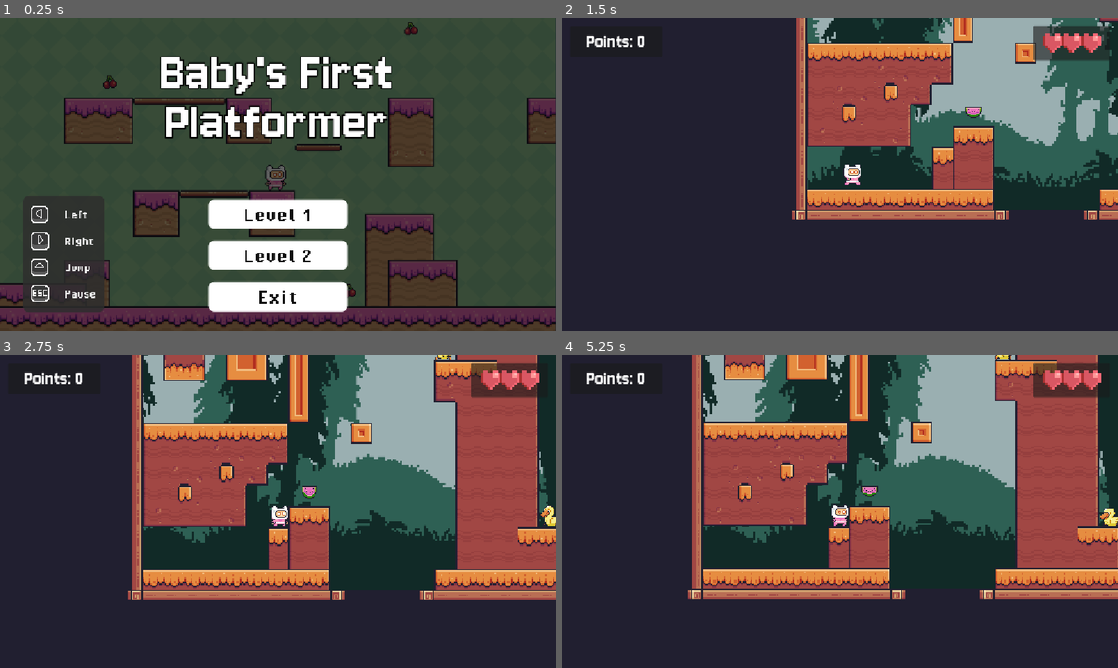
Above: before the commit, frames 1-4 (two rows, left to right).
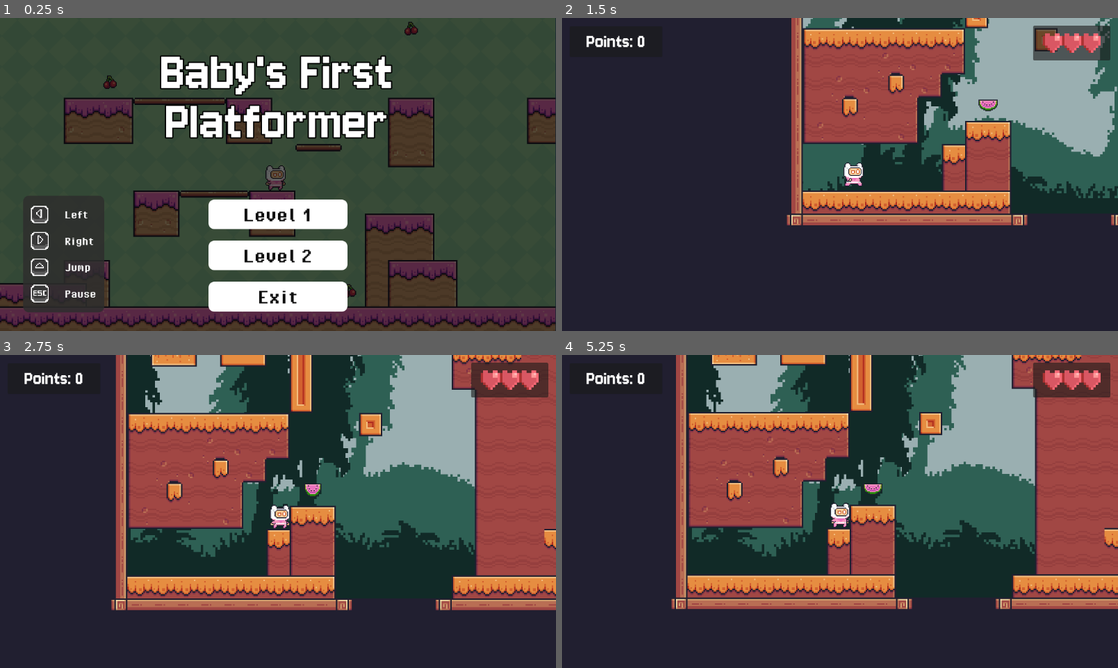
Above: after the commit, the same moments.

Repository: hanazzz/2d-platformer-game
Game: Godot game, scene res://scenes/menu/main_menu.tscn
Two runs of this game, one before a commit and one after it. Both use one fixed random seed, a clock stepped at 60 frames per second and the inputs below.
Inputs:
- Up to frame 1 (0.25 s): no input
- Up to frame 2 (1.5 s): click "Level 2" at 0.5 s; hold Right (right) from 1.28 s (still down)
- Up to frame 3 (2.75 s): keep holding Right (right); tap Space (jump) at 1.52, 2.27 s
- Up to frame 4 (5.25 s): release Right (right) at 2.78 s; hold Left (left) 2.78-3.53 s; hold Right (right) 3.53-5 s; tap Space (jump) at 3.77, 4.52 s; tap Escape (pause) at 4.9 s; click "Resume" at 5 s

The runs differ from the first frame. In frame 1, 4.3% of the frame differs, in the area x 0-100%, y 1-99%; in frame 2, 19%; in frame 3, 29%; in frame 4, 29%, in the area x 4-100%, y 0-82%.

Commit message:
Improve performance + reduce jitter/stutter
Most changes are geared towards preventing attempts to position objects at a "half" pixel (which can cause jittering).

OBJECT
Scaling: Only scale by integer ratios (everything is now at 1.0 or 2.0)
Placement: Use Grid Snap

PLAYER CAMERA
Zoom: No zooming (from 0.9 --> 1.0)
Process Callback: Physics
Position Smoothing: ON

PROJECT SETTINGS
Display > Window > Stretch > Mode: VIEWPORT
Display > Window > Stretch > Scale Mode: INTEGER
Rendering > 2D > Snap 2D Transformers to Pixel: ON

Diff:
--- a/project.godot
+++ b/project.godot
@@ -10,15 +10,16 @@
 
 [application]
 
-config/name="2D Platformer Game via Coco Code"
+config/name="2D Platformer Game"
 run/main_scene="uid://rukhcfl4rwli"
 config/features=PackedStringArray("4.5", "Mobile")
-config/icon="res://icon.svg"
+config/icon="uid://cmd4mc2kj63ss"
 
 [display]
 
-window/stretch/mode="canvas_items"
+window/stretch/mode="viewport"
 window/stretch/aspect="expand"
+window/stretch/scale_mode="integer"
 window/custom_font=""
 
 [editor]
@@ -66,5 +67,10 @@
 
 [rendering]
 
+textures/canvas_textures/default_texture_filter=0
 renderer/rendering_method="mobile"
 environment/defaults/default_clear_color=Color(0.10374347, 0.103743546, 0.103743516, 1)
+2d/snap/snap_2d_transforms_to_pixel=true
+2d/stretch/mode="canvas_items"
+2d/stretch/scale_mode="fractional"
+2d/icon="res://icon.svg"
--- a/scenes/game_objects/collectible_cherry.tscn
+++ b/scenes/game_objects/collectible_cherry.tscn
@@ -131,21 +131,19 @@
 }]
 
 [sub_resource type="CircleShape2D" id="CircleShape2D_e57wr"]
-radius = 17.888544
+radius = 16.0
 
 [node name="Collectible" type="Area2D"]
 script = ExtResource("1_7uqre")
 
 [node name="AnimatedSprite2D" type="AnimatedSprite2D" parent="."]
 texture_filter = 1
-position = Vector2(16, 16)
 scale = Vector2(2, 2)
 sprite_frames = SubResource("SpriteFrames_nekwb")
 autoplay = "default"
 frame_progress = 0.046862345
 
 [node name="CollisionShape2D" type="CollisionShape2D" parent="."]
-position = Vector2(15, 17)
 shape = SubResource("CircleShape2D_e57wr")
 
 [connection signal="body_entered" from="." to="." method="_on_body_entered"]
--- a/scenes/game_objects/collectible_melon.tscn
+++ b/scenes/game_objects/collectible_melon.tscn
@@ -131,14 +131,14 @@
 }]
 
 [sub_resource type="CapsuleShape2D" id="CapsuleShape2D_oxnvh"]
-height = 29.999998
+radius = 8.0
+height = 32.0
 
 [node name="Collectible" type="Area2D"]
 script = ExtResource("1_461nl")
 
 [node name="AnimatedSprite2D" type="AnimatedSprite2D" parent="."]
 texture_filter = 1
-position = Vector2(16, 16)
 scale = Vector2(2, 2)
 sprite_frames = SubResource("SpriteFrames_b6awt")
 autoplay = "default"
@@ -146,7 +146,6 @@
 frame_progress = 0.6806023
 
 [node name="CollisionShape2D" type="CollisionShape2D" parent="."]
-position = Vector2(16, 16)
 rotation = 1.5707964
 shape = SubResource("CapsuleShape2D_oxnvh")
 
--- a/scenes/game_objects/enemy_duck.tscn
+++ b/scenes/game_objects/enemy_duck.tscn
@@ -124,32 +124,29 @@
 
 [sub_resource type="CapsuleShape2D" id="CapsuleShape2D_272bh"]
 radius = 25.0
-height = 50.0
+height = 54.0
 
 [sub_resource type="CapsuleShape2D" id="CapsuleShape2D_axnyx"]
-radius = 27.0
-height = 54.0
+radius = 28.0
+height = 56.0
 
 [node name="EnemyDuck" type="RigidBody2D"]
 script = ExtResource("1_ekrm6")
 
 [node name="AnimatedSprite2D" type="AnimatedSprite2D" parent="."]
 texture_filter = 1
-position = Vector2(29, 29)
-scale = Vector2(1.6111112, 1.6111112)
+scale = Vector2(2, 2)
 sprite_frames = SubResource("SpriteFrames_14veg")
-animation = &"hit"
 autoplay = "default"
 
 [node name="CollisionShape2D" type="CollisionShape2D" parent="."]
-position = Vector2(29, 32)
+position = Vector2(0, 8)
 shape = SubResource("CapsuleShape2D_272bh")
 
 [node name="Area2D" type="Area2D" parent="."]
-position = Vector2(29, 32)
 
 [node name="AttackCollisionShape2D" type="CollisionShape2D" parent="Area2D"]
-position = Vector2(0, -1)
+position = Vector2(0, 8)
 shape = SubResource("CapsuleShape2D_axnyx")
 
 [connection signal="body_entered" from="Area2D" to="." method="_on_area_2d_body_entered"]
--- a/scenes/game_objects/enemy_mushroom.tscn
+++ b/scenes/game_objects/enemy_mushroom.tscn
@@ -151,20 +151,19 @@
 }]
 
 [sub_resource type="CapsuleShape2D" id="CapsuleShape2D_mq0oc"]
-radius = 16.0
-height = 42.0
+radius = 17.0
+height = 44.0
 
 [sub_resource type="CapsuleShape2D" id="CapsuleShape2D_arb6b"]
 radius = 18.0
-height = 44.0
+height = 46.0
 
 [node name="EnemyMushroom" type="RigidBody2D"]
 script = ExtResource("1_bnqwj")
 
 [node name="AnimatedSprite2D" type="AnimatedSprite2D" parent="."]
 texture_filter = 1
-position = Vector2(12, 12)
-scale = Vector2(1.7, 1.7)
+scale = Vector2(2, 2)
 sprite_frames = SubResource("SpriteFrames_3oqy1")
 animation = &"hit"
 autoplay = "default"
@@ -172,15 +171,16 @@
 frame_progress = 1.0
 
 [node name="CollisionShape2D" type="CollisionShape2D" parent="."]
-position = Vector2(12, 23)
+position = Vector2(0, 13)
 rotation = 1.5707964
 shape = SubResource("CapsuleShape2D_mq0oc")
 
 [node name="Area2D" type="Area2D" parent="."]
-position = Vector2(12, 22)
 
 [node name="AttackCollisionShape2D" type="CollisionShape2D" parent="Area2D"]
+position = Vector2(0, 12)
 rotation = 1.5707964
 shape = SubResource("CapsuleShape2D_arb6b")
+debug_color = Color(0.765048, 0.43831128, 0.27365398, 0.41960785)
 
 [connection signal="body_entered" from="Area2D" to="." method="_on_area_2d_body_entered"]
--- a/scenes/game_objects/fall_area.gd
+++ b/scenes/game_objects/fall_area.gd
@@ -10,7 +10,7 @@
 func _process(delta: float) -> void:
 	pass
 
-# Called when plauer touches fall area. Restarts player position.
+# Called when player touches fall area. Restarts entire level.
 func _on_body_entered(body: Node2D) -> void:
 	if body.name == "CharacterBody2D":
 		get_tree().reload_current_scene()
--- a/scenes/game_objects/finish.tscn
+++ b/scenes/game_objects/finish.tscn
@@ -4,19 +4,17 @@
 [ext_resource type="Texture2D" uid="uid://2vu81q44qp5q" path="res://assets/game_elements/finish_idle.png" id="1_yp4eo"]
 
 [sub_resource type="RectangleShape2D" id="RectangleShape2D_w2hdg"]
-size = Vector2(37, 49)
+size = Vector2(37, 48)
 
 [node name="Finish" type="Area2D"]
 script = ExtResource("1_07gpw")
 
 [node name="Sprite2D" type="Sprite2D" parent="."]
 texture_filter = 1
-position = Vector2(4.5, 4.5)
-scale = Vector2(1.140625, 1.140625)
 texture = ExtResource("1_yp4eo")
 
 [node name="CollisionShape2D" type="CollisionShape2D" parent="."]
-position = Vector2(4.5, 16.5)
+position = Vector2(0, 8)
 shape = SubResource("RectangleShape2D_w2hdg")
 
 [connection signal="body_entered" from="." to="." method="_on_body_entered"]
--- a/scenes/levels/level1.tscn
+++ b/scenes/levels/level1.tscn
@@ -13,8 +13,7 @@
 [ext_resource type="PackedScene" uid="uid://sbxq1xbti2sh" path="res://scenes/game_objects/enemy_mushroom.tscn" id="7_d3jkd"]
 [ext_resource type="FontFile" uid="uid://bn0212nw3j40m" path="res://assets/menu/Jersey10-Regular.ttf" id="8_bbk5w"]
 [ext_resource type="Texture2D" uid="uid://04iomadu77a4" path="res://assets/game_elements/heart_health.png" id="9_conm7"]
-[ext_resource type="Script" uid="uid://ct47vjmb45rhm" path="res://scenes/levels/pause.gd" id="11_nfihu"]
-[ext_resource type="FontFile" uid="uid://bfm4pdj6ogqh0" path="res://assets/menu/PixelOperator-Bold.ttf" id="11_nkeig"]
+[ext_resource type="PackedScene" uid="uid://bqf6qtnr51c0n" path="res://scenes/levels/pause.tscn" id="14_jprdt"]
 
 [sub_resource type="TileSetAtlasSource" id="TileSetAtlasSource_bbk5w"]
 texture = ExtResource("2_h2yge")
@@ -238,36 +237,6 @@
 atlas = ExtResource("9_conm7")
 region = Rect2(16, 16, 8, 8)
 
-[sub_resource type="StyleBoxFlat" id="StyleBoxFlat_nfihu"]
-bg_color = Color(1, 1, 1, 1)
-corner_radius_top_left = 12
-corner_radius_top_right = 12
-corner_radius_bottom_right = 12
-corner_radius_bottom_left = 12
-
-[sub_resource type="StyleBoxFlat" id="StyleBoxFlat_lgguw"]
-bg_color = Color(0.14044744, 0.14044744, 0.14044744, 1)
-corner_radius_top_left = 12
-corner_radius_top_right = 12
-corner_radius_bottom_right = 12
-corner_radius_bottom_left = 12
-
-[sub_resource type="StyleBoxFlat" id="StyleBoxFlat_jprdt"]
-bg_color = Color(0.88235295, 0.88235295, 0.88235295, 0.8627451)
-corner_radius_top_left = 12
-corner_radius_top_right = 12
-corner_radius_bottom_right = 12
-corner_radius_bottom_left = 12
-
-[sub_resource type="StyleBoxEmpty" id="StyleBoxEmpty_ps2vj"]
-
-[sub_resource type="StyleBoxFlat" id="StyleBoxFlat_sbmf2"]
-bg_color = Color(1, 1, 1, 1)
-corner_radius_top_left = 12
-corner_radius_top_right = 12
-corner_radius_bottom_right = 12
-corner_radius_bottom_left = 12
-
 [node name="Node" type="Node"]
 
 [node name="SceneObjects" type="Node" parent="."]
@@ -331,58 +300,64 @@
 
 [node name="Camera2D" type="Camera2D" parent="SceneObjects/CharacterBody2D"]
 position = Vector2(20, 15)
-zoom = Vector2(0.9, 0.9)
+process_callback = 0
 position_smoothing_enabled = true
 position_smoothing_speed = 7.0
 
 [node name="EnemiesGroup" type="Node" parent="SceneObjects"]
 
 [node name="EnemyMushroom1" parent="SceneObjects/EnemiesGroup" instance=ExtResource("7_d3jkd")]
-position = Vector2(408, -88)
+position = Vector2(408, -80)
 
 [node name="EnemyMushroom2" parent="SceneObjects/EnemiesGroup" instance=ExtResource("7_d3jkd")]
-position = Vector2(549, -88)
+position = Vector2(552, -80)
 
 [node name="EnemyMushroom3" parent="SceneObjects/EnemiesGroup" instance=ExtResource("7_d3jkd")]
-position = Vector2(668, 344)
+position = Vector2(672, 352)
+
+[node name="EnemyMushroom4" parent="SceneObjects/EnemiesGroup" instance=ExtResource("7_d3jkd")]
+position = Vector2(2128, 592)
+
+[node name="EnemyMushroom5" parent="SceneObjects/EnemiesGroup" instance=ExtResource("7_d3jkd")]
+position = Vector2(2128, 552)
 
 [node name="CollectiblesGroup" type="Node" parent="SceneObjects"]
 
 [node name="Collectible1" parent="SceneObjects/CollectiblesGroup" instance=ExtResource("5_lquwl")]
-position = Vector2(424, 480)
+position = Vector2(440, 496)
 
 [node name="Collectible2" parent="SceneObjects/CollectiblesGroup" instance=ExtResource("5_lquwl")]
-position = Vector2(960, 576)
+position = Vector2(976, 592)
 
 [node name="Collectible3" parent="SceneObjects/CollectiblesGroup" instance=ExtResource("5_lquwl")]
-position = Vector2(744, -96)
+position = Vector2(760, -80)
 
 [node name="Collectible5" parent="SceneObjects/CollectiblesGroup" instance=ExtResource("5_lquwl")]
-position = Vector2(464, -96)
+position = Vector2(480, -80)
 
 [node name="Collectible4" parent="SceneObjects/CollectiblesGroup" instance=ExtResource("5_lquwl")]
-position = Vector2(1088, 0)
+position = Vector2(1104, 16)
 
 [node name="Collectible7" parent="SceneObjects/CollectiblesGroup" instance=ExtResource("5_lquwl")]
-position = Vector2(1664, -48)
+position = Vector2(1680, -32)
 
 [node name="Collectible8" parent="SceneObjects/CollectiblesGroup" instance=ExtResource("5_lquwl")]
-position = Vector2(1952, -48)
+position = Vector2(1968, -32)
 
 [node name="Collectible9" parent="SceneObjects/CollectiblesGroup" instance=ExtResource("5_lquwl")]
-position = Vector2(2456, -184)
+position = Vector2(2472, -168)
 
 [node name="Collectible10" parent="SceneObjects/CollectiblesGroup" instance=ExtResource("5_lquwl")]
-position = Vector2(2240, -48)
+position = Vector2(2256, -32)
 
 [node name="Collectible11" parent="SceneObjects/CollectiblesGroup" instance=ExtResource("5_lquwl")]
-position = Vector2(2024, 528)
+position = Vector2(2040, 544)
 
 [node name="Collectible12" parent="SceneObjects/CollectiblesGroup" instance=ExtResource("5_lquwl")]
-position = Vector2(2264, 584)
+position = Vector2(2280, 600)
 
 [node name="Finish" parent="SceneObjects" instance=ExtResource("6_272bh")]
-position = Vector2(2446, 583)
+position = Vector2(2448, 592)
 target_level = ExtResource("6_ejswk")
 
 [node name="GameManager" type="Node" parent="." node_paths=PackedStringArray("hearts")]
@@ -538,78 +513,5 @@
 texture = SubResource("AtlasTexture_jprdt")
 expand_mode = 2
 
-[node name="Pause" type="Node" parent="UI"]
-script = ExtResource("11_nfihu")
-
-[node name="PauseMenu" type="Panel" parent="UI/Pause"]
-unique_name_in_owner = true
-visible = false
-anchors_preset = 15
-anchor_right = 1.0
-anchor_bottom = 1.0
-grow_horizontal = 2
-grow_vertical = 2
-
-[node name="GamePaused" type="Label" parent="UI/Pause/PauseMenu"]
-layout_mode = 1
-anchors_preset = 5
-anchor_left = 0.5
-anchor_right = 0.5
-offset_left = -202.5
-offset_top = 80.0
-offset_right = 202.5
-offset_bottom = 159.0
-grow_horizontal = 2
-theme_override_fonts/font = ExtResource("11_nkeig")
-theme_override_font_sizes/font_size = 112
-text = "GAME PAUSED"
-horizontal_alignment = 1
-vertical_alignment = 1
-
-[node name="VBoxContainer" type="VBoxContainer" parent="UI/Pause/PauseMenu"]
-layout_mode = 1
-anchors_preset = 8
-anchor_left = 0.5
-anchor_top = 0.5
-anchor_right = 0.5
-anchor_bottom = 0.5
-offset_left = -191.125
-offset_top = -52.0
-offset_right = 191.125
-offset_bottom = 188.0
-grow_horizontal = 2
-grow_vertical = 2
-theme_override_constants/separation = 50
-
-[node name="Resume" type="Button" parent="UI/Pause/PauseMenu/VBoxContainer"]
-process_mode = 3
-texture_filter = 1
-layout_mode = 2
-size_flags_vertical = 3
-theme_override_colors/font_color = Color(0.056291595, 0.056291595, 0.05629161, 1)
-theme_override_colors/font_hover_color = Color(0, 0, 0, 1)
-theme_override_fonts/font = ExtResource("11_nkeig")
 theme_override_font_sizes/font_size = 42
-theme_override_styles/normal = SubResource("StyleBoxFlat_nfihu")
-theme_override_styles/pressed = SubResource("StyleBoxFlat_lgguw")
-theme_override_styles/hover = SubResource("StyleBoxFlat_jprdt")
-theme_override_styles/focus = SubResource("StyleBoxEmpty_ps2vj")
-text = "Resume"
-
-[node name="ExitToMenu" type="Button" parent="UI/Pause/PauseMenu/VBoxContainer"]
-process_mode = 3
-texture_filter = 1
-layout_mode = 2
-size_flags_vertical = 3
-theme_override_colors/font_color = Color(0.056291595, 0.056291595, 0.05629161, 1)
-theme_override_colors/font_hover_color = Color(0, 0, 0, 1)
-theme_override_fonts/font = ExtResource("11_nkeig")
-theme_override_font_sizes/font_size = 42
-theme_override_styles/normal = SubResource("StyleBoxFlat_sbmf2")
-theme_override_styles/pressed = SubResource("StyleBoxFlat_lgguw")
-theme_override_styles/hover = SubResource("StyleBoxFlat_jprdt")
-theme_override_styles/focus = SubResource("StyleBoxEmpty_ps2vj")
-text = "Exit to Main Menu"
-
-[connection signal="pressed" from="UI/Pause/PauseMenu/VBoxContainer/Resume" to="UI/Pause" method="_on_resume_pressed"]
-[connection signal="pressed" from="UI/Pause/PauseMenu/VBoxContainer/ExitToMenu" to="UI/Pause" method="_on_exit_to_menu_pressed"]
+[node name="Pause" parent="UI" instance=ExtResource("14_jprdt")]
--- a/scenes/levels/level2.tscn
+++ b/scenes/levels/level2.tscn
@@ -13,9 +13,8 @@
 [ext_resource type="PackedScene" uid="uid://dhkc7s21ngmpj" path="res://scenes/game_objects/enemy_duck.tscn" id="9_hgky1"]
 [ext_resource type="Script" uid="uid://c0c7mmwrubhnu" path="res://scenes/levels/game_manager.gd" id="9_yhrca"]
 [ext_resource type="FontFile" uid="uid://bn0212nw3j40m" path="res://assets/menu/Jersey10-Regular.ttf" id="10_4eecq"]
-[ext_resource type="Script" uid="uid://ct47vjmb45rhm" path="res://scenes/levels/pause.gd" id="11_8i1lk"]
-[ext_resource type="FontFile" uid="uid://bfm4pdj6ogqh0" path="res://assets/menu/PixelOperator-Bold.ttf" id="12_hgky1"]
 [ext_resource type="Texture2D" uid="uid://04iomadu77a4" path="res://assets/game_elements/heart_health.png" id="14_b4tpv"]
+[ext_resource type="PackedScene" uid="uid://bqf6qtnr51c0n" path="res://scenes/levels/pause.tscn" id="16_sqrei"]
 
 [sub_resource type="TileSetAtlasSource" id="TileSetAtlasSource_1bvp3"]
 texture = ExtResource("2_gycjm")
@@ -249,36 +248,6 @@
 
 [sub_resource type="WorldBoundaryShape2D" id="WorldBoundaryShape2D_76toy"]
 
-[sub_resource type="StyleBoxFlat" id="StyleBoxFlat_b4tpv"]
-bg_color = Color(1, 1, 1, 1)
-corner_radius_top_left = 12
-corner_radius_top_right = 12
-corner_radius_bottom_right = 12
-corner_radius_bottom_left = 12
-
-[sub_resource type="StyleBoxFlat" id="StyleBoxFlat_hkuam"]
-bg_color = Color(0.14044744, 0.14044744, 0.14044744, 1)
-corner_radius_top_left = 12
-corner_radius_top_right = 12
-corner_radius_bottom_right = 12
-corner_radius_bottom_left = 12
-
-[sub_resource type="StyleBoxFlat" id="StyleBoxFlat_f3b2k"]
-bg_color = Color(0.88235295, 0.88235295, 0.88235295, 0.8627451)
-corner_radius_top_left = 12
-corner_radius_top_right = 12
-corner_radius_bottom_right = 12
-corner_radius_bottom_left = 12
-
-[sub_resource type="StyleBoxEmpty" id="StyleBoxEmpty_sqrei"]
-
-[sub_resource type="StyleBoxFlat" id="StyleBoxFlat_yhrca"]
-bg_color = Color(1, 1, 1, 1)
-corner_radius_top_left = 12
-corner_radius_top_right = 12
-corner_radius_bottom_right = 12
-corner_radius_bottom_left = 12
-
 [sub_resource type="AtlasTexture" id="AtlasTexture_hkuam"]
 atlas = ExtResource("14_b4tpv")
 region = Rect2(0, 32, 24, 8)
@@ -353,46 +322,46 @@
 
 [node name="Camera2D" type="Camera2D" parent="SceneObjects/CharacterBody2D"]
 position = Vector2(20, 15)
-zoom = Vector2(0.9, 0.9)
+process_callback = 0
 position_smoothing_enabled = true
 position_smoothing_speed = 7.0
 
 [node name="EnemiesGroup" type="Node" parent="SceneObjects"]
 
 [node name="EnemyDuck1" parent="SceneObjects/EnemiesGroup" instance=ExtResource("9_hgky1")]
-position = Vector2(664, 88)
+position = Vector2(700, 112)
 
 [node name="EnemyDuck2" parent="SceneObjects/EnemiesGroup" instance=ExtResource("9_hgky1")]
-position = Vector2(848, -104)
+position = Vector2(848, -80)
 
 [node name="EnemyDuck3" parent="SceneObjects/EnemiesGroup" instance=ExtResource("9_hgky1")]
-position = Vector2(912, 472)
+position = Vector2(936, 496)
 
 [node name="CollectiblesGroup" type="Node" parent="SceneObjects"]
 
 [node name="Collectible1" parent="SceneObjects/CollectiblesGroup" instance=ExtResource("4_hgky1")]
-position = Vector2(8, -8)
+position = Vector2(24, 8)
 
 [node name="Collectible2" parent="SceneObjects/CollectiblesGroup" instance=ExtResource("4_hgky1")]
-position = Vector2(368, 432)
+position = Vector2(384, 448)
 
 [node name="Collectible3" parent="SceneObjects/CollectiblesGroup" instance=ExtResource("4_hgky1")]
-position = Vector2(1072, 560)
+position = Vector2(1088, 576)
 
 [node name="Collectible4" parent="SceneObjects/CollectiblesGroup" instance=ExtResource("4_hgky1")]
-position = Vector2(1280, 440)
+position = Vector2(1296, 456)
 
 [node name="Collectible5" parent="SceneObjects/CollectiblesGroup" instance=ExtResource("4_hgky1")]
-position = Vector2(1520, 496)
+position = Vector2(1536, 512)
 
 [node name="Collectible6" parent="SceneObjects/CollectiblesGroup" instance=ExtResource("4_hgky1")]
-position = Vector2(1736, -136)
+position = Vector2(1752, -120)
 
 [node name="Collectible7" parent="SceneObjects/CollectiblesGroup" instance=ExtResource("4_hgky1")]
-position = Vector2(2336, 480)
+position = Vector2(2352, 496)
 
 [node name="Finish" parent="SceneObjects" instance=ExtResource("6_hkuam")]
-position = Vector2(2445, -233)
+position = Vector2(2448, -224)
 target_level = ExtResource("7_f3b2k")
 
 [node name="FallArea" type="Area2D" parent="SceneObjects"]
@@ -428,79 +397,6 @@
 text = "Points: 0"
 horizontal_alignment = 1
 vertical_alignment = 1
-
-[node name="Pause" type="Node" parent="UI"]
-script = ExtResource("11_8i1lk")
-
-[node name="PauseMenu" type="Panel" parent="UI/Pause"]
-unique_name_in_owner = true
-visible = false
-anchors_preset = 15
-anchor_right = 1.0
-anchor_bottom = 1.0
-grow_horizontal = 2
-grow_vertical = 2
-
-[node name="GamePaused" type="Label" parent="UI/Pause/PauseMenu"]
-layout_mode = 1
-anchors_preset = 5
-anchor_left = 0.5
-anchor_right = 0.5
-offset_left = -202.5
-offset_top = 80.0
-offset_right = 202.5
-offset_bottom = 159.0
-grow_horizontal = 2
-theme_override_fonts/font = ExtResource("12_hgky1")
-theme_override_font_sizes/font_size = 112
-text = "GAME PAUSED"
-horizontal_alignment = 1
-vertical_alignment = 1
-
-[node name="VBoxContainer" type="VBoxContainer" parent="UI/Pause/PauseMenu"]
-layout_mode = 1
-anchors_preset = 8
-anchor_left = 0.5
-anchor_top = 0.5
-anchor_right = 0.5
-anchor_bottom = 0.5
-offset_left = -191.125
-offset_top = -52.0
-offset_right = 191.125
-offset_bottom = 188.0
-grow_horizontal = 2
-grow_vertical = 2
-theme_override_constants/separation = 50
-
-[node name="Resume" type="Button" parent="UI/Pause/PauseMenu/VBoxContainer"]
-process_mode = 3
-texture_filter = 1
-layout_mode = 2
-size_flags_vertical = 3
-theme_override_colors/font_color = Color(0.056291595, 0.056291595, 0.05629161, 1)
-theme_override_colors/font_hover_color = Color(0, 0, 0, 1)
-theme_override_fonts/font = ExtResource("12_hgky1")
-theme_override_font_sizes/font_size = 42
-theme_override_styles/normal = SubResource("StyleBoxFlat_b4tpv")
-theme_override_styles/pressed = SubResource("StyleBoxFlat_hkuam")
-theme_override_styles/hover = SubResource("StyleBoxFlat_f3b2k")
-theme_override_styles/focus = SubResource("StyleBoxEmpty_sqrei")
-text = "Resume"
-
-[node name="ExitToMenu" type="Button" parent="UI/Pause/PauseMenu/VBoxContainer"]
-process_mode = 3
-texture_filter = 1
-layout_mode = 2
-size_flags_vertical = 3
-theme_override_colors/font_color = Color(0.056291595, 0.056291595, 0.05629161, 1)
-theme_override_colors/font_hover_color = Color(0, 0, 0, 1)
-theme_override_fonts/font = ExtResource("12_hgky1")
-theme_override_font_sizes/font_size = 42
-theme_override_styles/normal = SubResource("StyleBoxFlat_yhrca")
-theme_override_styles/pressed = SubResource("StyleBoxFlat_hkuam")
-theme_override_styles/hover = SubResource("StyleBoxFlat_f3b2k")
-theme_override_styles/focus = SubResource("StyleBoxEmpty_sqrei")
-text = "Exit to Main Menu"
 
 [node name="HeartsPanel" type="Panel" parent="UI"]
 anchors_preset = 1
@@ -563,6 +459,6 @@
 texture = SubResource("AtlasTexture_sqrei")
 stretch_mode = 4
 
+[node name="Pause" parent="UI" instance=ExtResource("16_sqrei")]
+
 [connection signal="body_entered" from="SceneObjects/FallArea" to="SceneObjects/FallArea" method="_on_body_entered"]
-[connection signal="pressed" from="UI/Pause/PauseMenu/VBoxContainer/Resume" to="UI/Pause" method="_on_resume_pressed"]
-[connection signal="pressed" from="UI/Pause/PauseMenu/VBoxContainer/ExitToMenu" to="UI/Pause" method="_on_exit_to_menu_pressed"]
Not shown: 1 places in scenes/levels/level1.tscn that only renumber resources
Not shown: 1 places in scenes/levels/level2.tscn that only renumber resources
